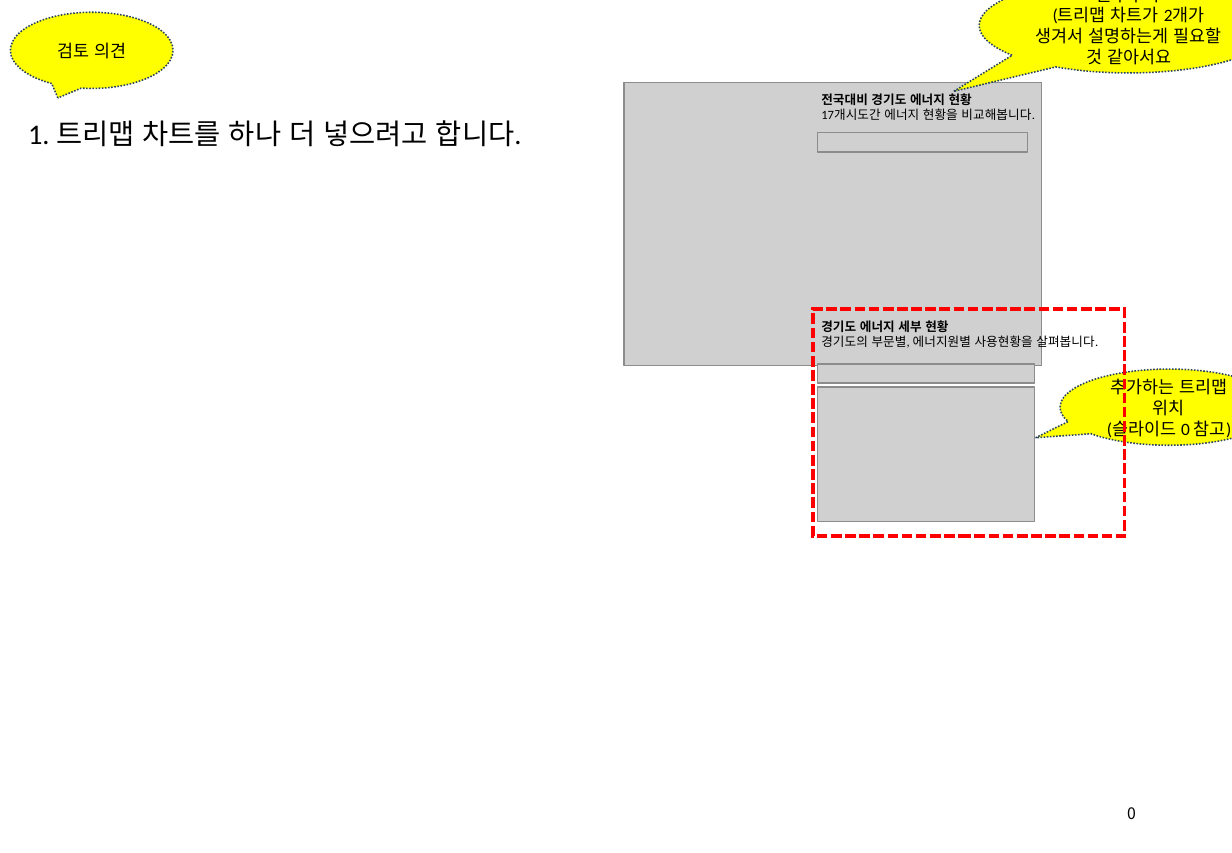
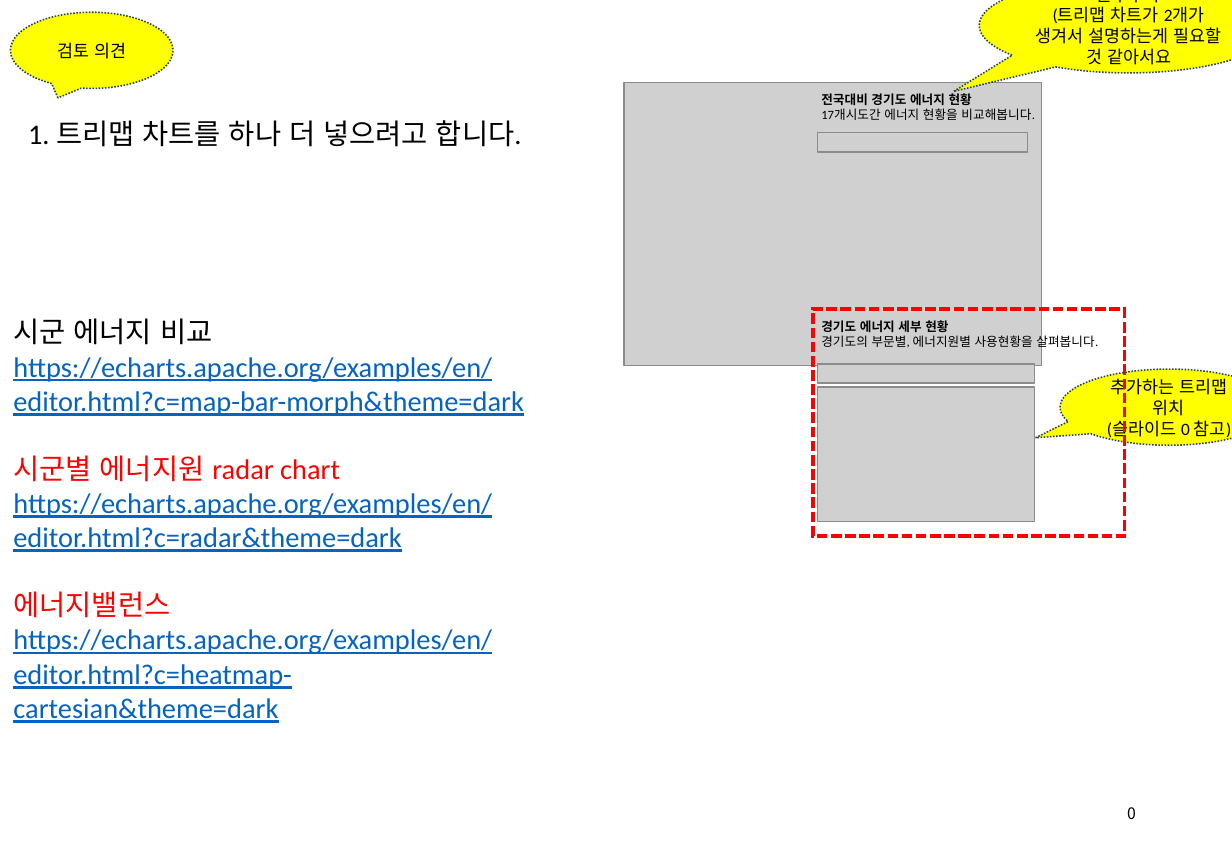
Before and after one commit to meandthey/platForm, a slide deck: slide 1 of 화면구성/from최원석부장님/1월 24일/에너지현황_20250123_승호피드백.pptx. Drawn at 1232x853 pixels with LibreOffice and Linux fonts; fonts in the diff are those of the drawing; grey boxes stand for pictures. Boxes give left, top, right and bottom in pixels: in the first picture for what was removed or moved away, otherwise in the second. Text is boxed around its words. In the diff, an @@ line names an element or a change of style, - is before the commit and + after.

```diff
--- a/화면구성/from최원석부장님/1월 24일/에너지현황_20250123_승호피드백.pptx
+++ b/화면구성/from최원석부장님/1월 24일/에너지현황_20250123_승호피드백.pptx
@@ text added at [13,318,524,723], 18 pt, text #0563C1, underline @@
+시군 에너지 비교
+https://echarts.apache.org/examples/en/editor.html?c=map-bar-morph&theme=dark
+시군별 에너지원 radar chart
+https://echarts.apache.org/examples/en/editor.html?c=radar&theme=dark
+에너지밸런스
+https://echarts.apache.org/examples/en/editor.html?c=heatmap-cartesian&theme=dark
```
Also in this commit, not shown: 1 other file.
